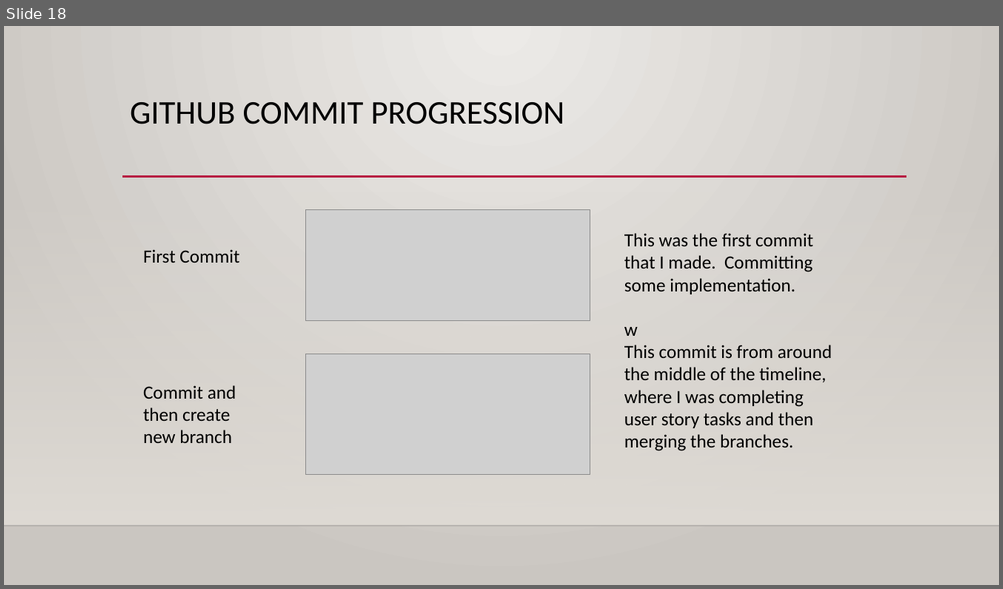
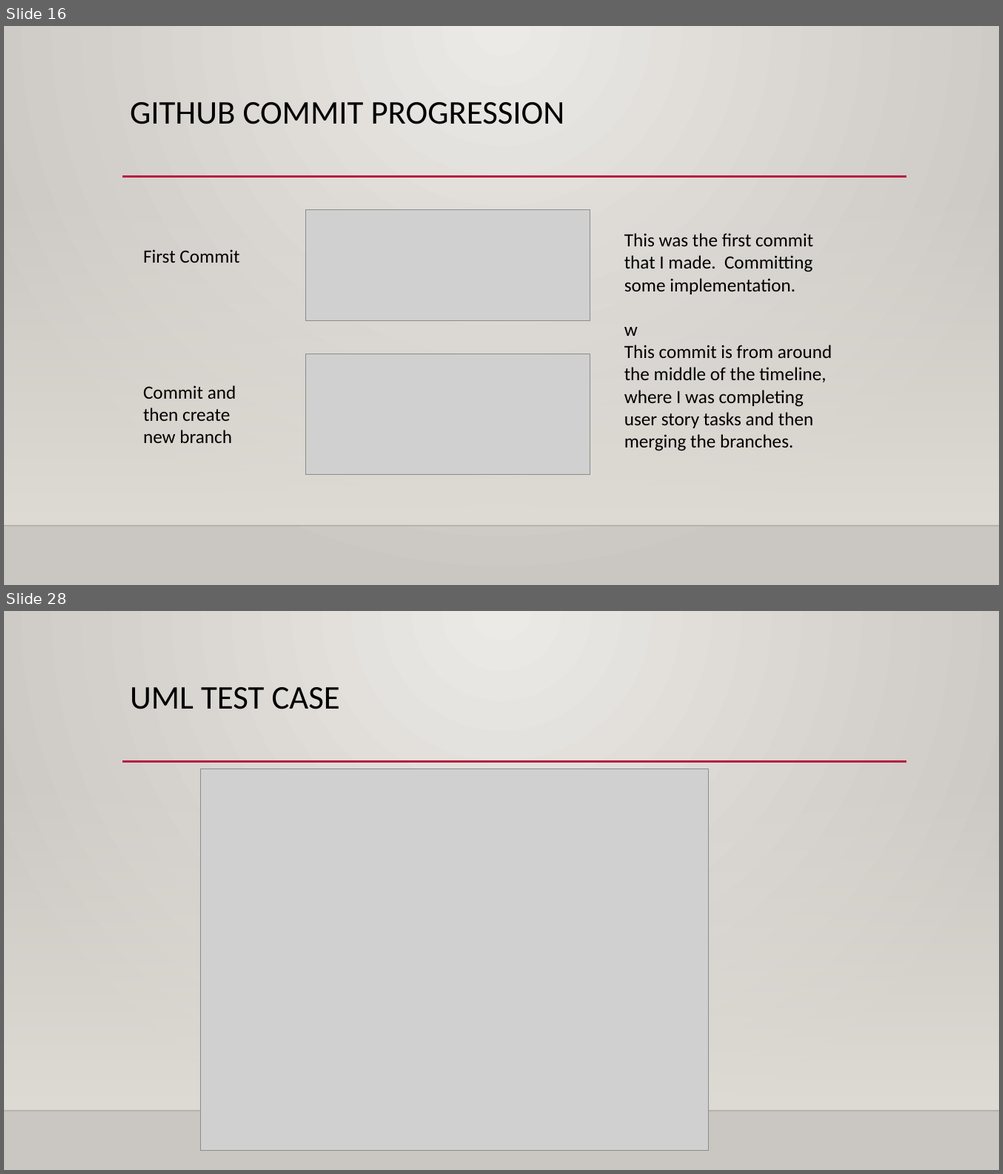
Before and after one commit to CharlesHerriott/IMS-Starter, a slide deck: Project-Documentation/IMS Starter presentation.pptx. Shown one above the other, each under a label of ours: slide 18 before the commit, slides 16 and 28 after it; the slides between them are not shown. The pictures are 1003x589 and 1003x1174 pixels, drawn with LibreOffice and Linux fonts; fonts in the diff are those of the drawing; grey boxes stand for pictures; background and template pictures are left out. Boxes give left, top, right and bottom in pixels: in the first picture for what was removed or moved away, otherwise in the second. Text is boxed around its words. In the diff, an @@ line names an element or a change of style, - is before the commit and + after.

```diff
--- a/Project-Documentation/IMS Starter presentation.pptx
+++ b/Project-Documentation/IMS Starter presentation.pptx
@@ slide 28 added at [4,611,999,1170], background gradient #ECEAE7 to #CAC7C1; not listed: 3 template elements that a slide beside it also shows @@
@@ title added at [130,687,340,709], 32 pt, text #000000 @@
+UML TEST CASE
@@ picture added at [200,769,708,1150] @@
@@ what was slide 18 is now slide 16 @@
```
Also in this commit, not shown: 3 slides changed, 16 other slides added, 22 slides removed, 15 other files.
